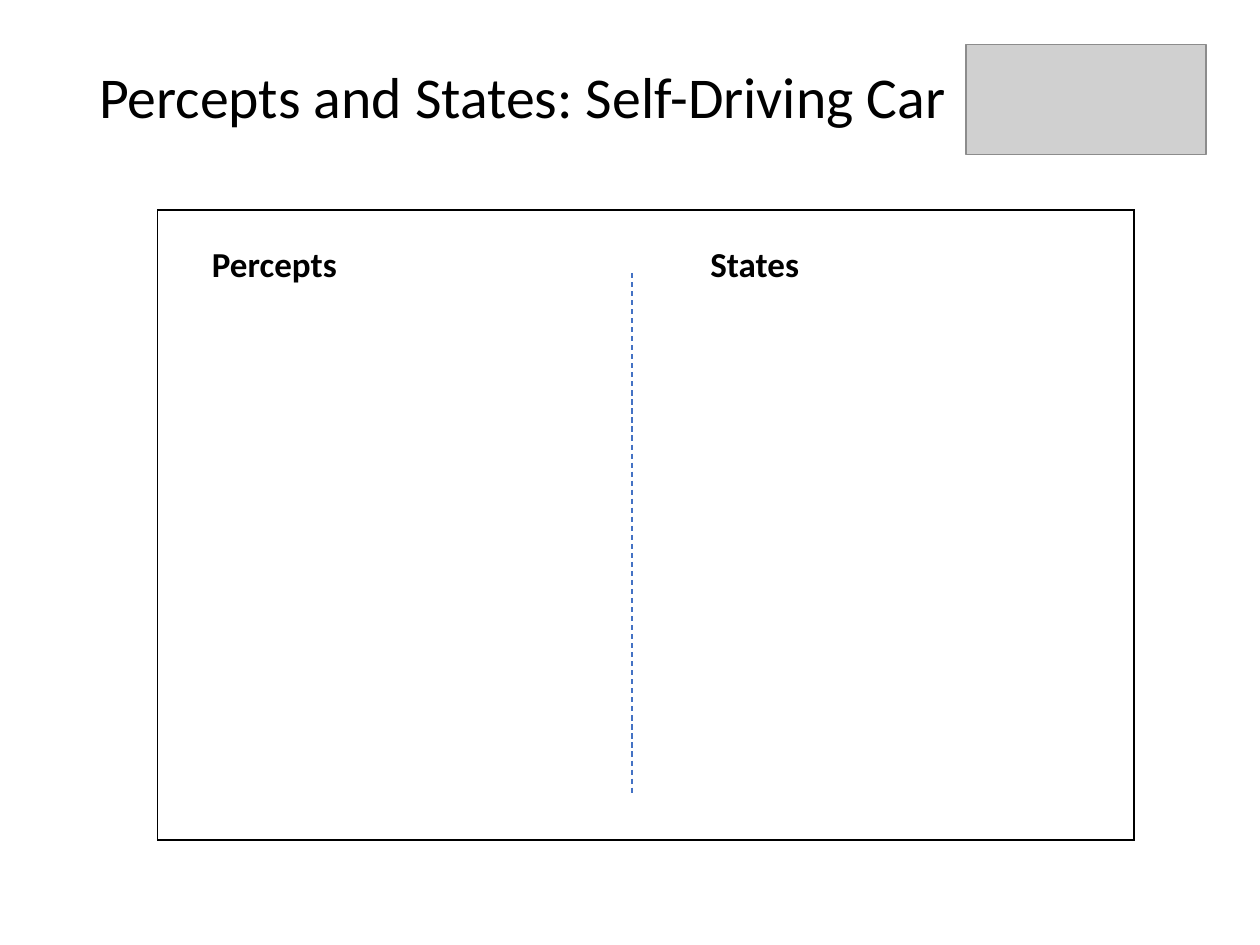
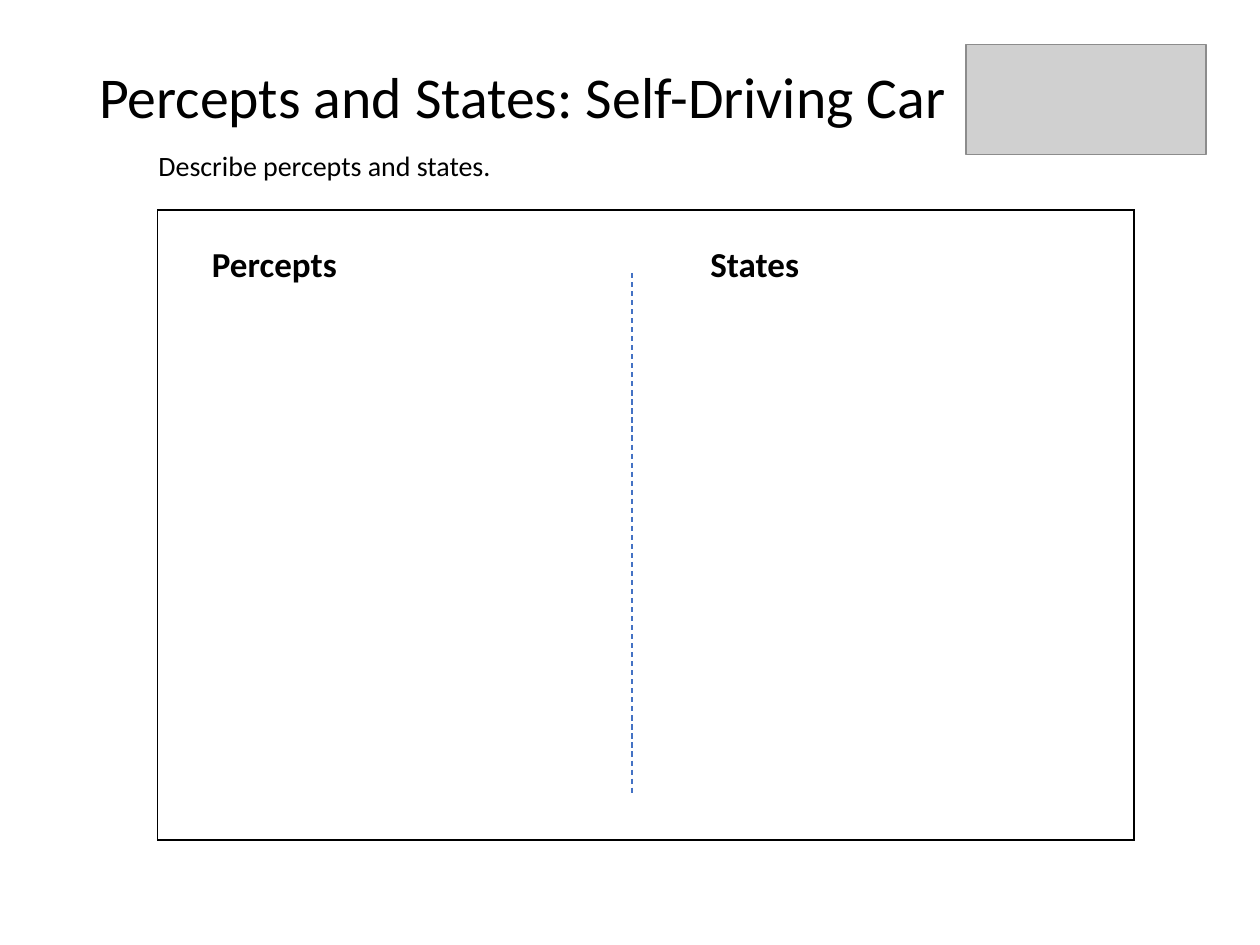
Before and after one commit to mhahsler/CS7320-AI, a slide deck: slide 5 of slides/02_agents_discussion.pptx. Drawn at 1260x945 pixels with LibreOffice and Linux fonts; fonts in the diff are those of the drawing; grey boxes stand for pictures. Boxes give left, top, right and bottom in pixels: in the first picture for what was removed or moved away, otherwise in the second. Text is boxed around its words. In the diff, an @@ line names an element or a change of style, - is before the commit and + after.

```diff
--- a/slides/02_agents_discussion.pptx
+++ b/slides/02_agents_discussion.pptx
@@ text added at [158,156,491,181], 16 pt, text #000000 @@
+Describe percepts and states.
```
Also in this commit, not shown: 6 other slides changed, 3 other files.
